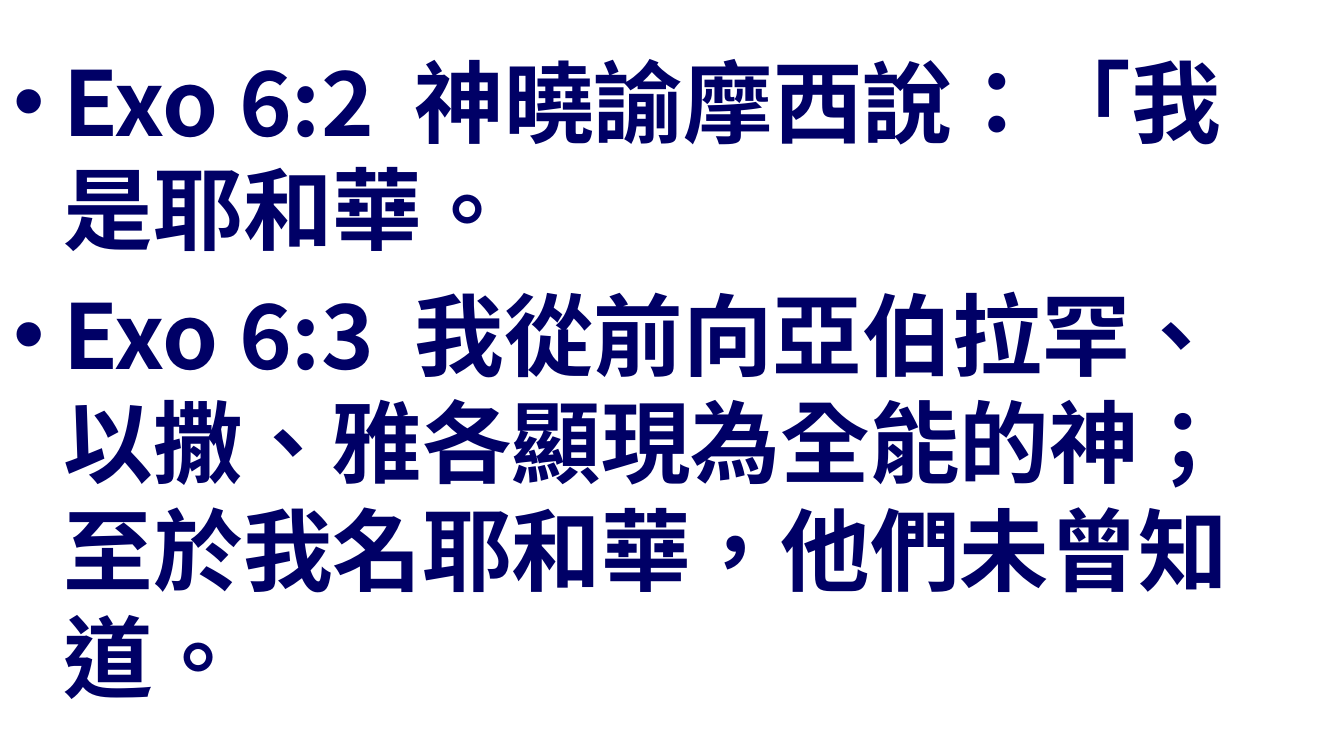
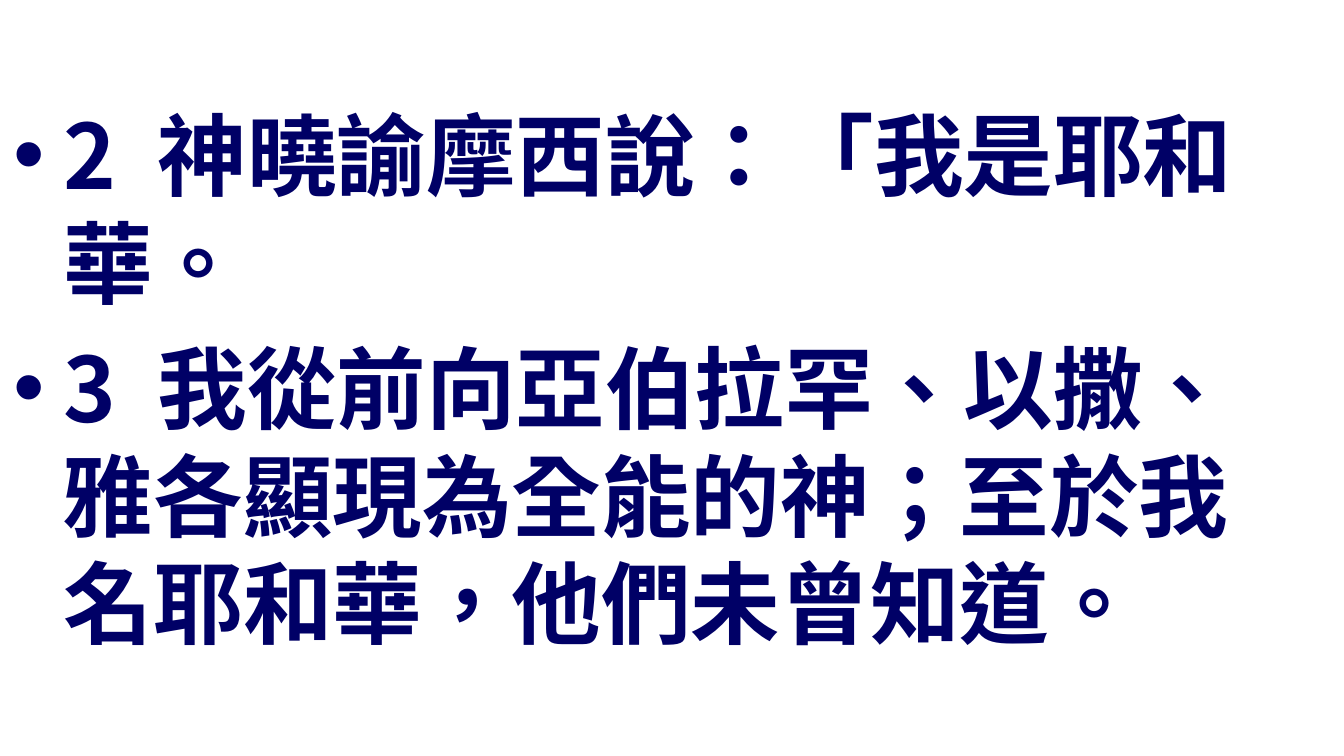
Before and after one commit to batisuoc/other-ppts, a slide deck: slide 17 of 崇拜流程_聖餐禮version.pptx. Drawn at 1344x756 pixels with LibreOffice and Linux fonts; fonts in the diff are those of the drawing; background and template pictures are left out. Boxes give left, top, right and bottom in pixels: in the first picture for what was removed or moved away, otherwise in the second. Text is boxed around its words. In the diff, an @@ line names an element or a change of style, - is before the commit and + after.

```diff
--- a/崇拜流程_聖餐禮version.pptx
+++ b/崇拜流程_聖餐禮version.pptx
@@ text at [64,112,1232,646]: text changed @@
-• Exo 6:2 神曉諭摩西說：「我是耶和華。
-• Exo 6:3 我從前向亞伯拉罕、以撒、雅各顯現為全能的神；至於我名耶和華，他們未曾知道。
+• 2 神曉諭摩西說：「我是耶和華。
+• 3 我從前向亞伯拉罕、以撒、雅各顯現為全能的神；至於我名耶和華，他們未曾知道。
```
